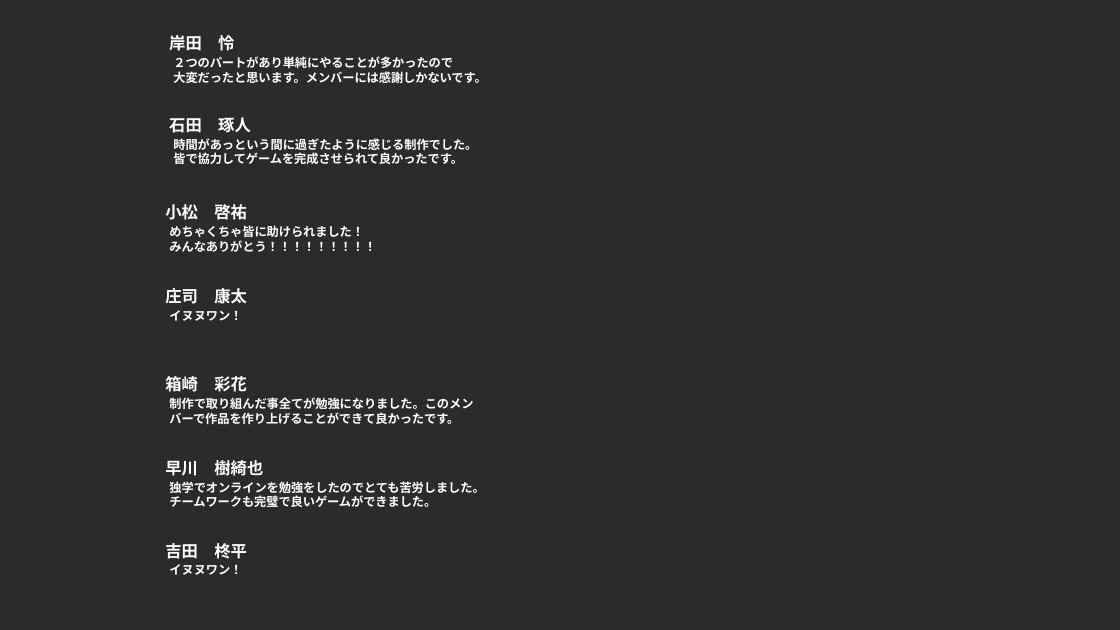
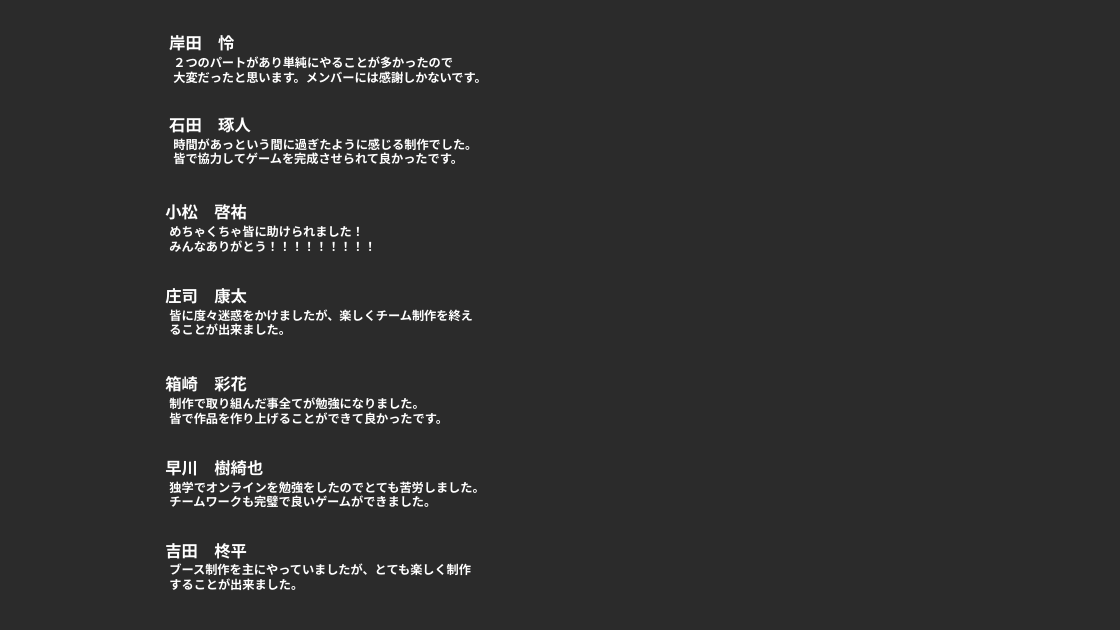
Before and after one commit to ReiKishida/KishidaStudio_Front_Line, a slide deck: slide 1 of パッケージにひとこと.pptx. Drawn at 1120x630 pixels with LibreOffice and Linux fonts; fonts in the diff are those of the drawing; background and template pictures are left out; a plain dark background stands for a picture behind light text. Boxes give left, top, right and bottom in pixels: in the first picture for what was removed or moved away, otherwise in the second. Text is boxed around its words. In the diff, an @@ line names an element or a change of style, - is before the commit and + after.

Commit message:
更新

```diff
--- a/パッケージにひとこと.pptx
+++ b/パッケージにひとこと.pptx
@@ text at bbox=[169, 309, 472, 335]: text changed @@
-イヌヌワン！
+皆に度々迷惑をかけましたが、楽しくチーム制作を終えることが出来ました。
@@ text at bbox=[169, 397, 448, 424]: text changed @@
-制作で取り組んだ事全てが勉強になりました。このメンバーで作品を作り上げることができて良かったです。
+制作で取り組んだ事全てが勉強になりました。
+皆で作品を作り上げることができて良かったです。
@@ text at bbox=[169, 563, 471, 590]: text changed @@
-イヌヌワン！
+ブース制作を主にやっていましたが、とても楽しく制作することが出来ました。
```
